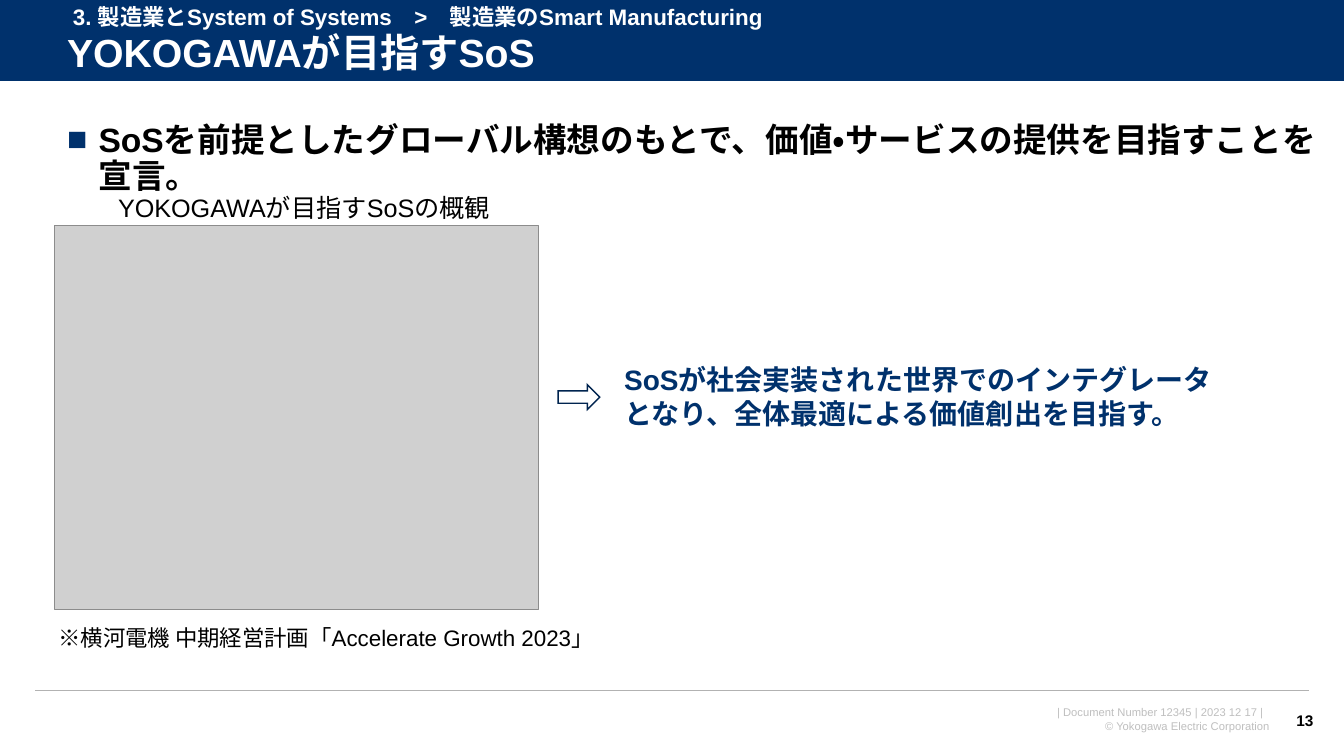
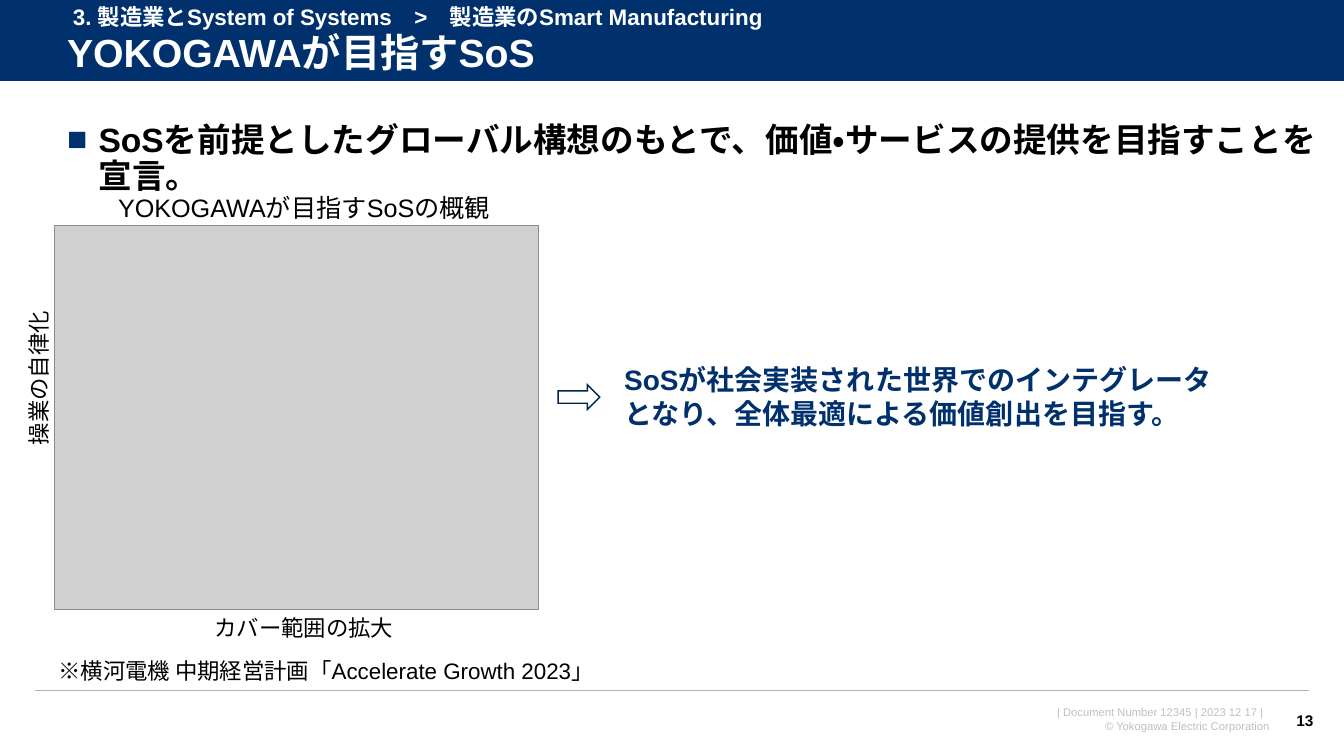
Before and after one commit to watarukumagai-git/opt, a slide deck: slide 13 of SoS/conf2023/231217_横幹連合コンファレンス_熊谷.pptx. Drawn at 1344x756 pixels with LibreOffice and Linux fonts; fonts in the diff are those of the drawing; grey boxes stand for pictures; background and template pictures are left out. Boxes give left, top, right and bottom in pixels: in the first picture for what was removed or moved away, otherwise in the second. Text is boxed around its words. In the diff, an @@ line names an element or a change of style, - is before the commit and + after.

```diff
--- a/SoS/conf2023/231217_横幹連合コンファレンス_熊谷.pptx
+++ b/SoS/conf2023/231217_横幹連合コンファレンス_熊谷.pptx
@@ text added at <box>22,324,54,441</box>, 16 pt, text #000000 @@
+操業の自律化
@@ text added at <box>215,617,394,638</box>, 16 pt, text #000000 @@
+カバー範囲の拡大
@@ text "※横河電機 中期経営計画「Accelerate Growth 2023」": place and size @@
-text "※横河電機 中期経営計画「Accelerate Growth 2023」" at <box>59,627,593,648</box>
+text "※横河電機 中期経営計画「Accelerate Growth 2023」" at <box>59,660,593,681</box>
```
Also in this commit, not shown: 12 other slides changed, 3 slides added, 2 slides removed.
